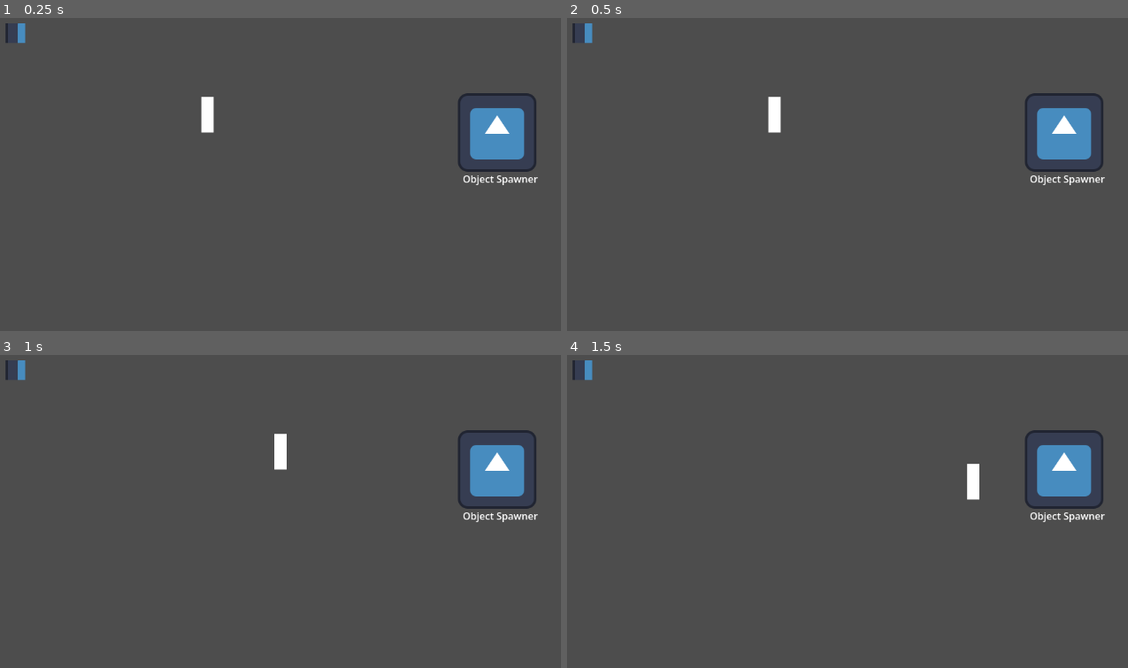
Above: before the commit, frames 1-4 (two rows, left to right).
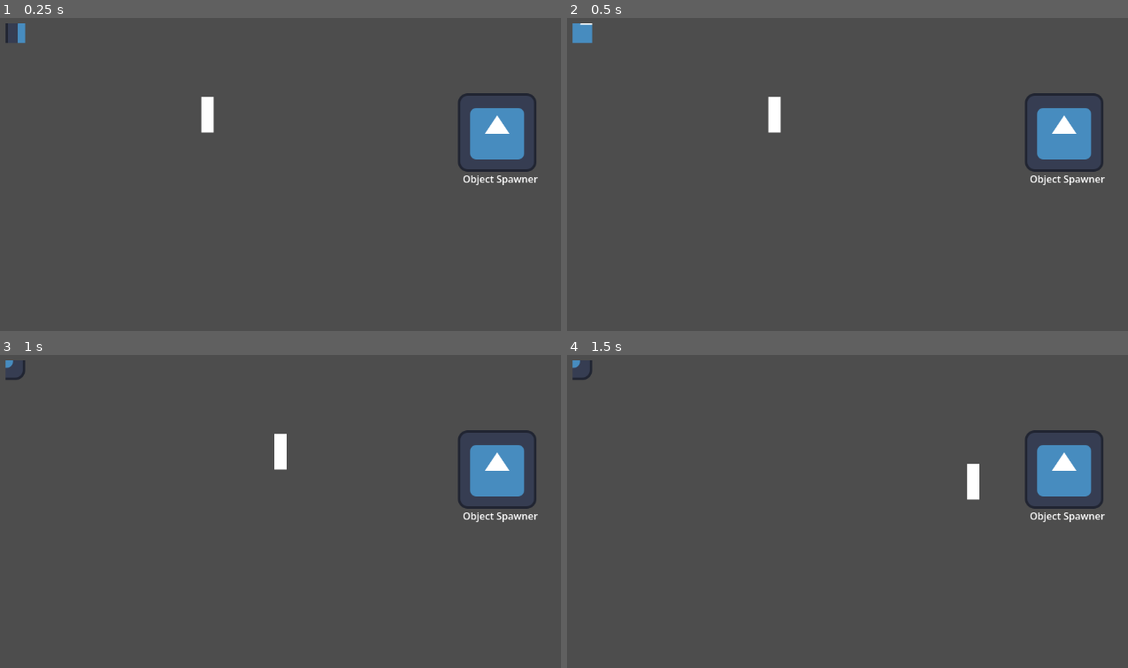
Above: after the commit, the same moments.

Repository: CamaraoLendario/Chaotic-Plants
Game: Godot game, scene res://main_world.tscn
The game is run twice, just before and just after one commit, with the same random seed, the same clock (stepped at 60 frames per second) and the same inputs. The engine's default icon, where the game draws it, is replaced by a stand-in: a white triangle on a blue panel in a dark square.
Inputs:
- Up to frame 1 (0.25 s): no input
- Up to frame 2 (0.5 s): no input
- Up to frame 3 (1 s): hold D (Right) from 0.53 s (still down); hold E (Interact) from 0.53 s (still down)
- Up to frame 4 (1.5 s): release D (Right) at 1.28 s; release E (Interact) at 1.28 s; hold S (Down) from 1.28 s (still down); tap E (Interact) at 1.35 s

Frame 1 is identical in both runs. In frame 2, 0.2% of the frame differs, in the area x 0-5%, y 1-9%; in frame 3, 0.1%; in frame 4, 0.1%.

Commit message:
Fixed some small mistakes in base plant

Diff:
--- a/Plants/base_plant.gd
+++ b/Plants/base_plant.gd
@@ -3,11 +3,11 @@
 
 # TODO:
 # Receive Item
-# Interacted with signal or function
-# Get Grown Function
+
 signal grew (growStage : int)
 @export var isByStages : bool = false
 @export var growTime : float = 1 ## Time to grow in seconds
+@export var growGoal : int = 3 ## How many stages the plant has
 @export_group("Nodes")
 @export var interactable : Interactable
 @export var sprite: AnimatedSprite2D
@@ -19,9 +19,8 @@
 	set(value):
 		growProgress = value
 		check_grow_progress()
+var growProgress: float = 1
 
-var growProgress: float = 0
-var growGoal : int = 2
 
 func _ready() -> void:
 	interactable.wasInteracted.connect(on_interacted)
@@ -36,9 +35,9 @@
 
 func _physics_process(delta: float) -> void:
 	if (!isByStages and GrowProgress < growGoal):
-		GrowProgress += delta / growTime
+		GrowProgress += (delta / growTime) * growGoal
 
 func check_grow_progress():
-	sprite.animation = "stage" +  str(int(GrowProgress))
+	sprite.animation = "stage" +  str(int(GrowProgress)-1)
 	if (growProgress >= growGoal):
 		isGrown = true
--- a/main_world.tscn
+++ b/main_world.tscn
@@ -59,7 +59,6 @@
 
 [node name="BasePlant" parent="." unique_id=629364572 instance=ExtResource("3_43o5b")]
 position = Vector2(-313, -162)
-isByStages = true
 
 [node name="Sprite" parent="BasePlant" index="0" unique_id=1713877530]
 sprite_frames = SubResource("SpriteFrames_3etub")
